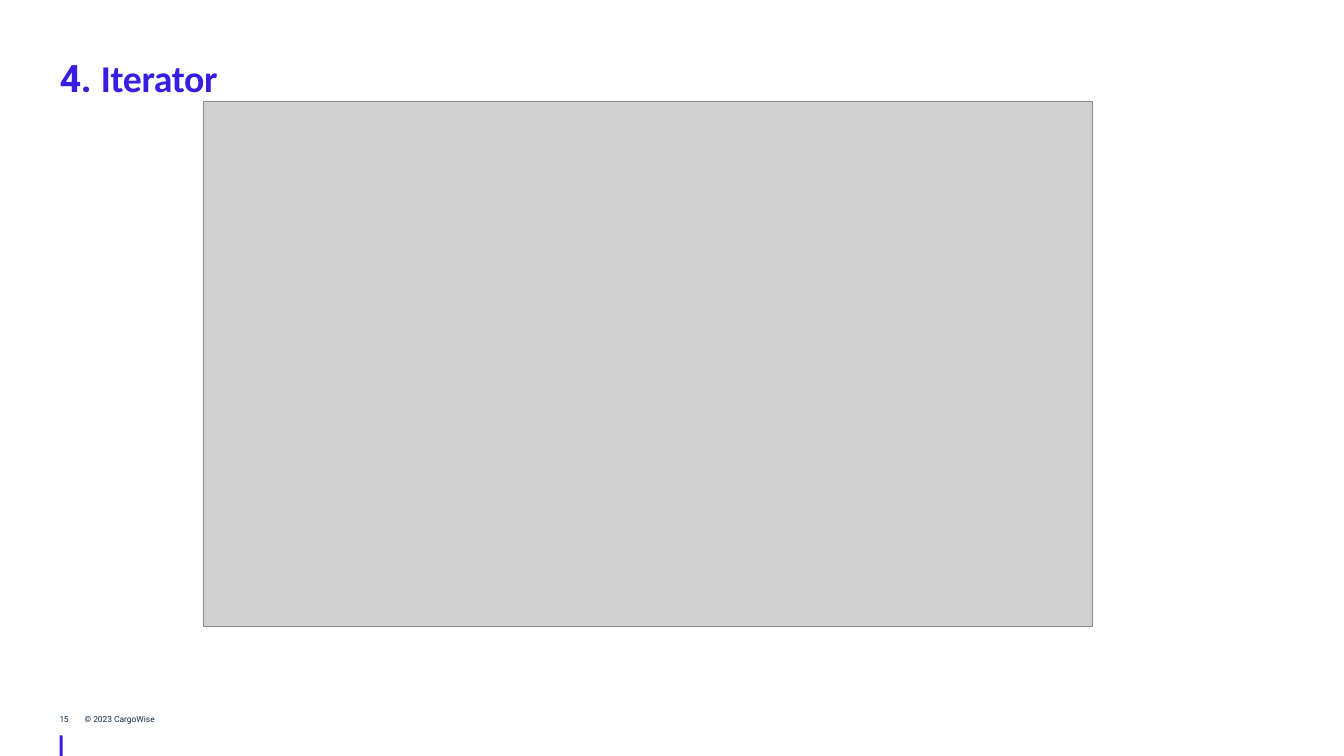
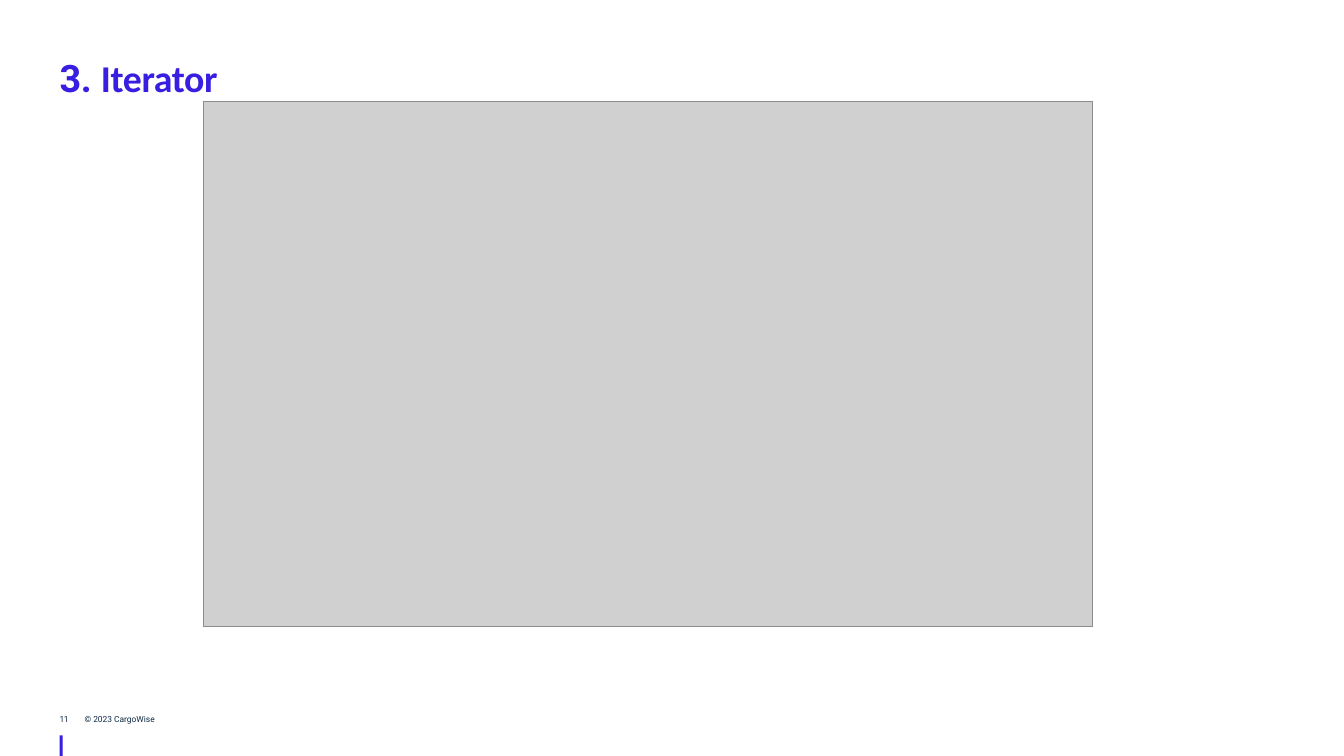
Before and after one commit to JingwenLi/DesignPatterns, a slide deck: slide 11 of DesignPatterns/Behavioral Design Patterns/Behavioral Design Patterns - WTG.pptx (slide 15 before the commit). Drawn at 1344x756 pixels with LibreOffice and Linux fonts; fonts in the diff are those of the drawing; grey boxes stand for pictures; background and template pictures are left out. Boxes give left, top, right and bottom in pixels: in the first picture for what was removed or moved away, otherwise in the second. Text is boxed around its words. In the diff, an @@ line names an element or a change of style, - is before the commit and + after.

```diff
--- a/DesignPatterns/Behavioral Design Patterns/Behavioral Design Patterns - WTG.pptx
+++ b/DesignPatterns/Behavioral Design Patterns/Behavioral Design Patterns - WTG.pptx
@@ title at <box>60,64,218,102</box>: text changed @@
-4. Iterator
+3. Iterator
@@ page number at <box>60,716,69,722</box>: text changed @@
-15
+11
```
Also in this commit, not shown: 6 other slides changed, 4 slides removed, 3 other files.
